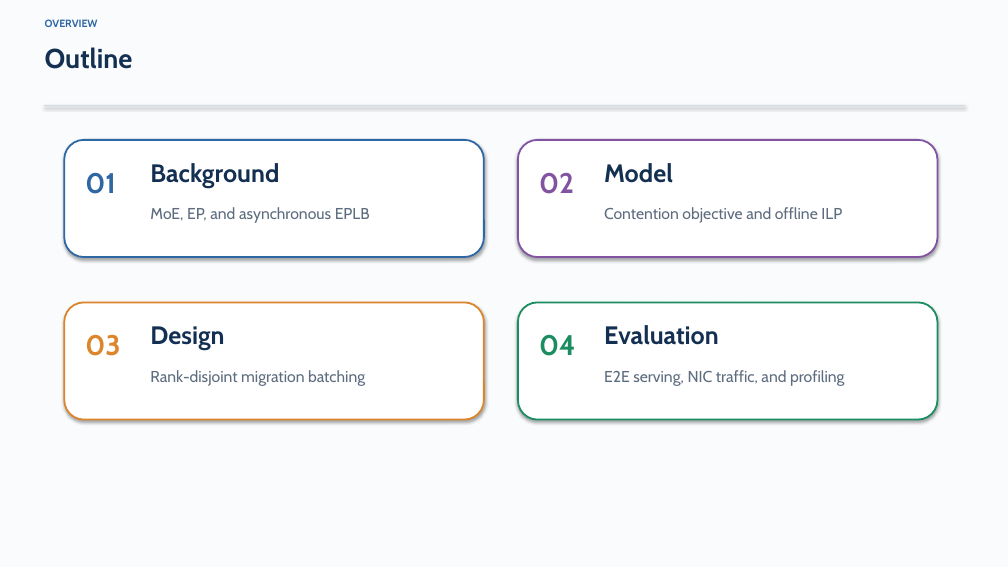
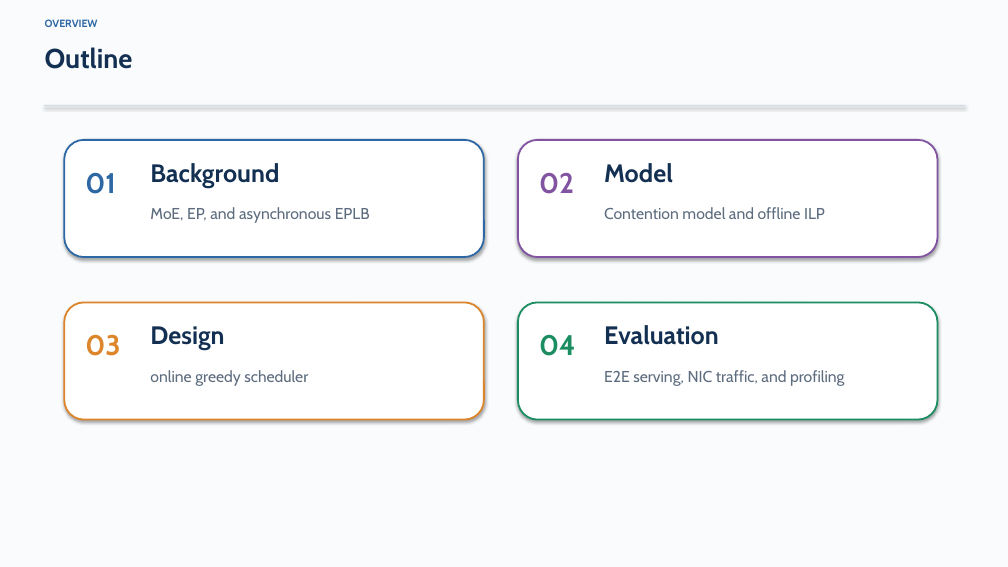
Before and after one commit to DOCCA0/vllm, a slide deck: slide 2 of benchmarks/eplb_rebalance/presentation/eplb_migration_batching.pptx. Drawn at 1008x567 pixels with LibreOffice and Linux fonts; fonts in the diff are those of the drawing. Boxes give left, top, right and bottom in pixels: in the first picture for what was removed or moved away, otherwise in the second. Text is boxed around its words. In the diff, an @@ line names an element or a change of style, - is before the commit and + after.

```diff
--- a/benchmarks/eplb_rebalance/presentation/eplb_migration_batching.pptx
+++ b/benchmarks/eplb_rebalance/presentation/eplb_migration_batching.pptx
@@ text at (604, 207, 825, 219): text changed @@
-Contention objective and offline ILP
+Contention model and offline ILP
@@ text at (150, 370, 308, 386): text changed @@
-Rank-disjoint migration batching
+online greedy scheduler
```
Also in this commit, not shown: 13 other slides changed, 3 other files.
